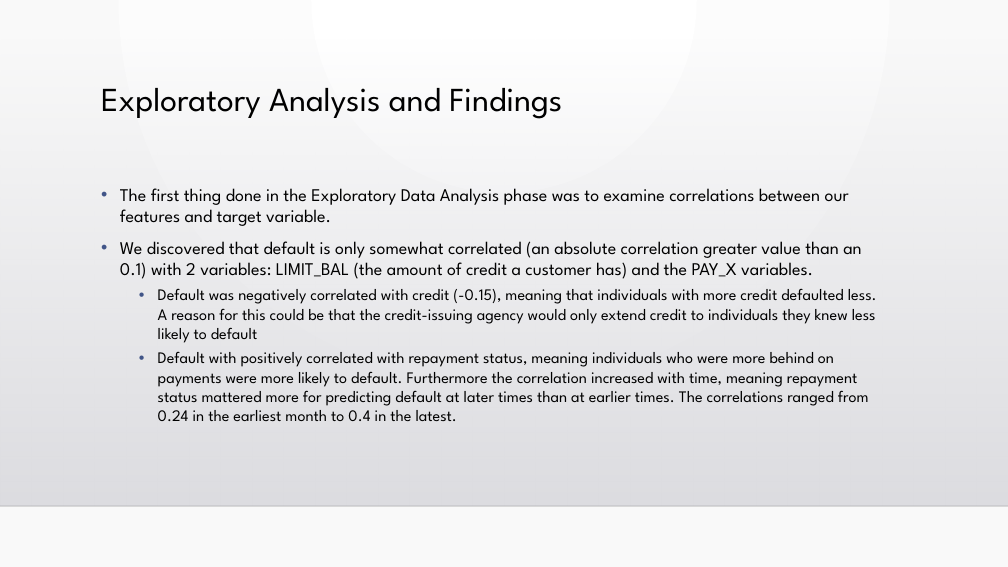
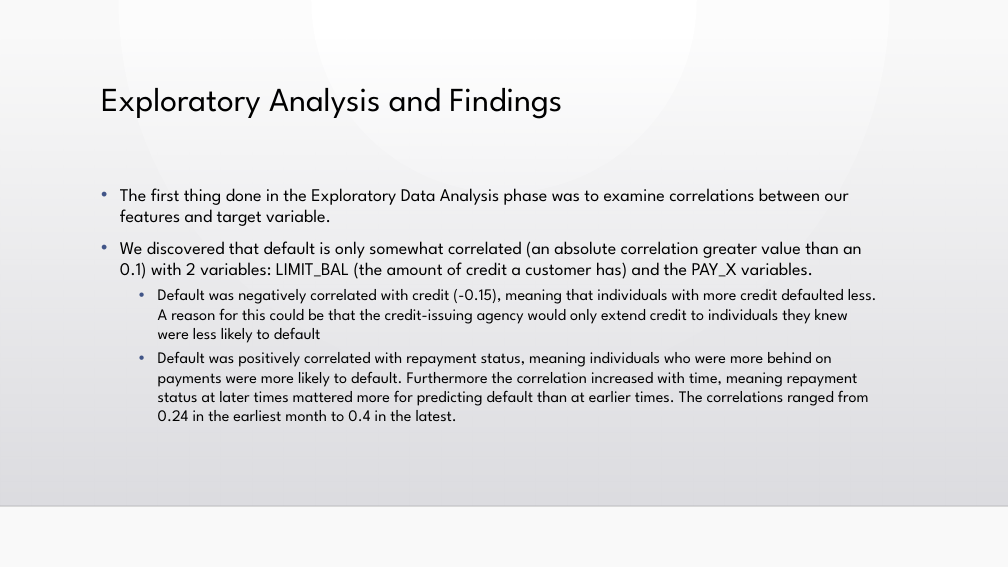
Before and after one commit to gblinick/Predicting-Credit-Card-Default-in-sci-kit-learn, a slide deck: slide 8 of Final Report/Predicting Credit Card Default with scikit-learn.pptx. Drawn at 1008x567 pixels with LibreOffice and Linux fonts; fonts in the diff are those of the drawing; background and template pictures are left out. Boxes give left, top, right and bottom in pixels: in the first picture for what was removed or moved away, otherwise in the second. Text is boxed around its words. In the diff, an @@ line names an element or a change of style, - is before the commit and + after.

```diff
--- a/Final Report/Predicting Credit Card Default with scikit-learn.pptx
+++ b/Final Report/Predicting Credit Card Default with scikit-learn.pptx
@@ text at (158, 288, 877, 421): text changed @@
-  • Default was negatively correlated with credit (-0.15), meaning that individuals with more credit defaulted less. A reason for this could be that the credit-issuing agency would only extend credit to individuals they knew less likely to default
-  • Default with positively correlated with repayment status, meaning individuals who were more behind on payments were more likely to default. Furthermore the correlation increased with time, meaning repayment status mattered more for predicting default at later times than at earlier times. The correlations ranged from 0.24 in the earliest month to 0.4 in the latest.
+  • Default was negatively correlated with credit (-0.15), meaning that individuals with more credit defaulted less. A reason for this could be that the credit-issuing agency would only extend credit to individuals they knew were less likely to default
+  • Default was positively correlated with repayment status, meaning individuals who were more behind on payments were more likely to default. Furthermore the correlation increased with time, meaning repayment status at later times mattered more for predicting default than at earlier times. The correlations ranged from 0.24 in the earliest month to 0.4 in the latest.
```
Also in this commit, not shown: 5 other slides changed, 2 other files.
